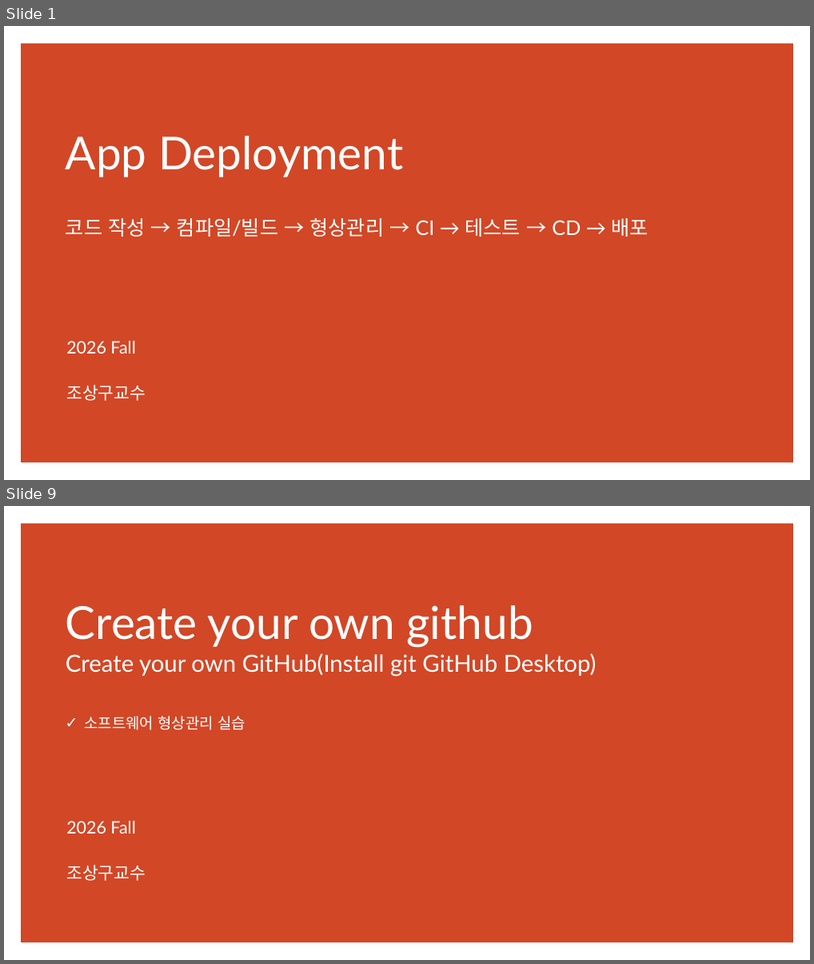
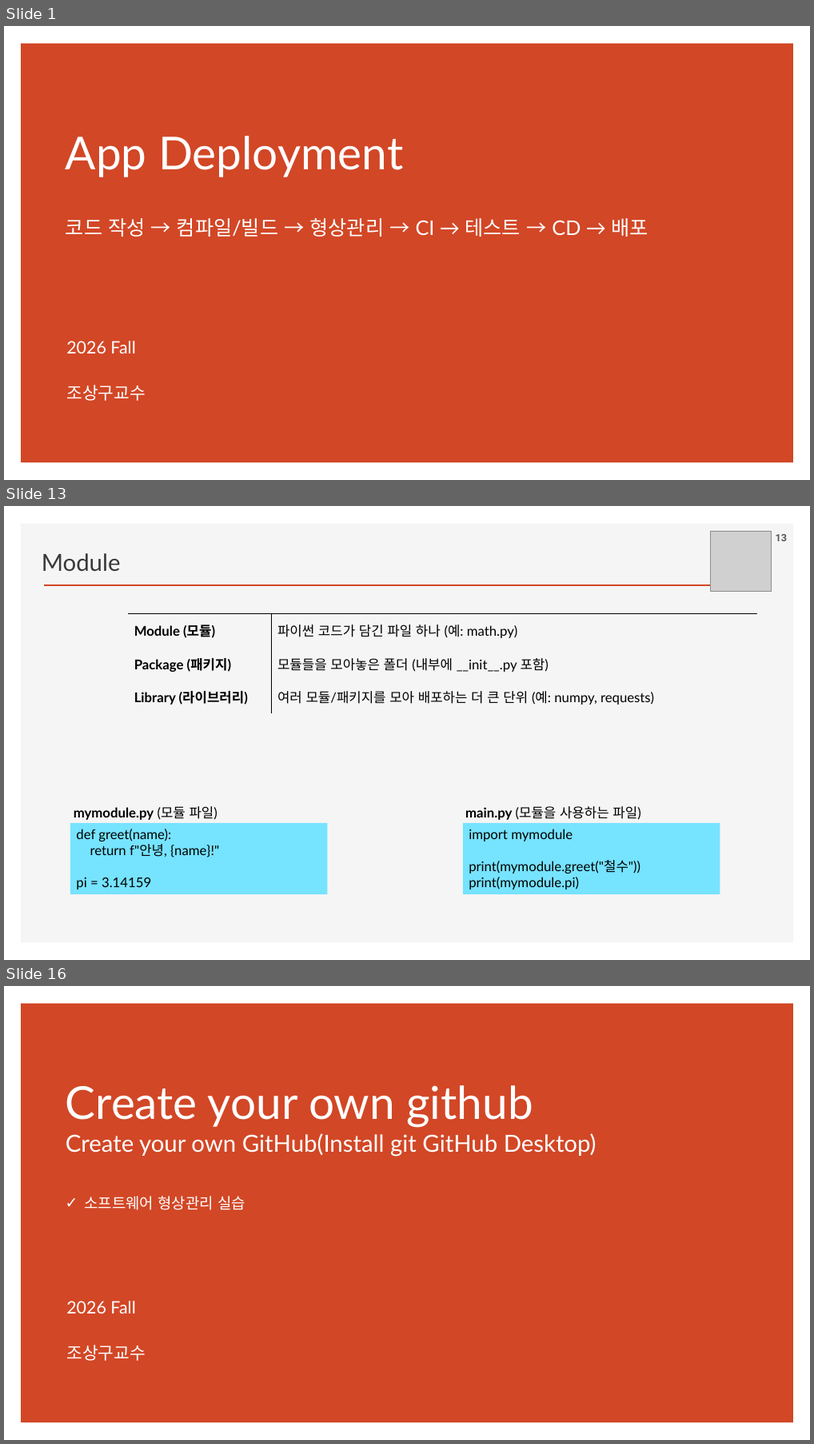
Before and after one commit to ancestor9/2026_Fall_Application-Deployment, a slide deck: App Deployment.pptx. Shown one above the other, each under a label of ours: slides 1 and 9 before the commit, slides 1, 13 and 16 after it; the slides between them are not shown. The pictures are 814x964 and 814x1444 pixels, drawn with LibreOffice and Linux fonts; fonts in the diff are those of the drawing; grey boxes stand for pictures; background and template pictures are left out. Boxes give left, top, right and bottom in pixels: in the first picture for what was removed or moved away, otherwise in the second. Text is boxed around its words. In the diff, an @@ line names an element or a change of style, - is before the commit and + after.

```diff
--- a/App Deployment.pptx
+++ b/App Deployment.pptx
@@ slide 13 added at bbox=[4, 506, 810, 960], background #FFFFFF @@
@@ rectangle added at bbox=[21, 524, 794, 943], fill #F5F5F5 @@
@@ text added at bbox=[42, 553, 121, 571], 28 pt, text #3B3838 @@
+Module
@@ picture added at bbox=[711, 531, 772, 592] @@
@@ page number added at bbox=[776, 534, 787, 541], 12 pt, text #595959, bold @@
+13
@@ line added from (44, 585) to (770, 585), #D24726 2 pt @@
@@ table added at bbox=[128, 614, 757, 713], 3 rows, 2 columns @@
+Module (모듈) | 파이썬 코드가 담긴 파일 하나 (예: math.py)
+Package (패키지) | 모듈들을 모아놓은 폴더 (내부에 __init__.py 포함)
+Library (라이브러리) | 여러 모듈/패키지를 모아 배포하는 더 큰 단위 (예: numpy, requests)
@@ text added at bbox=[74, 806, 218, 820], 16 pt, text #000000, bold @@
+mymodule.py (모듈 파일)
@@ text added at bbox=[466, 806, 641, 820], 16 pt, text #000000 @@
+main.py (모듈을 사용하는 파일)
@@ rectangle added at bbox=[70, 823, 328, 894], fill #76E3FF, 16 pt, text #000000 @@
+def greet(name):
+return f"안녕, {name}!"
+pi = 3.14159
@@ rectangle added at bbox=[463, 823, 720, 894], fill #76E3FF, 16 pt, text #000000 @@
+import mymodule
+print(mymodule.greet("철수"))
+print(mymodule.pi)
@@ what was slide 9 is now slide 16 @@
```
Also in this commit, not shown: 12 slides changed, 9 other slides added.
